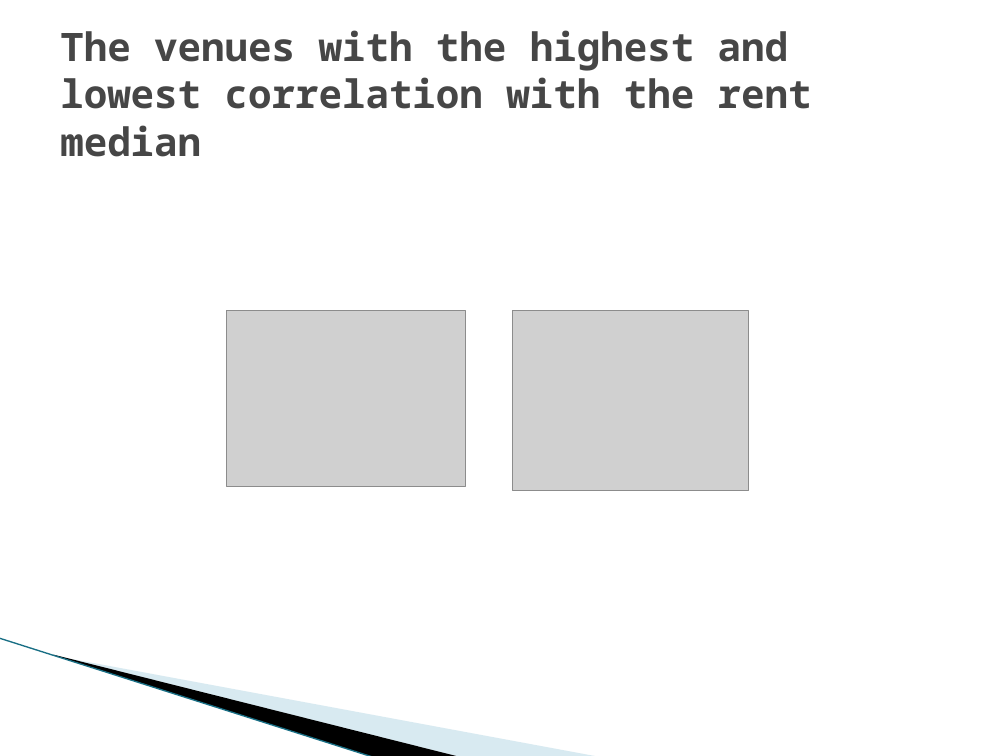
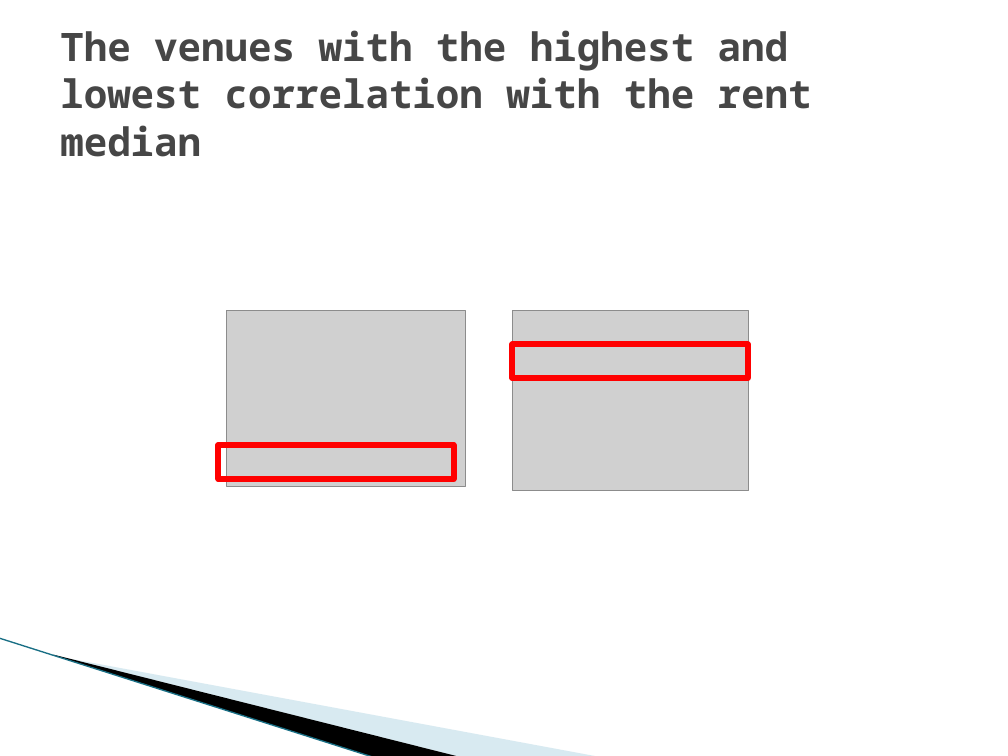
Before and after one commit to Cricetulus/capstone-project, a slide deck: slide 6 of IBM capstone project.pptx. Drawn at 1008x756 pixels with LibreOffice and Linux fonts; fonts in the diff are those of the drawing; grey boxes stand for pictures; background and template pictures are left out. Boxes give left, top, right and bottom in pixels: in the first picture for what was removed or moved away, otherwise in the second. Text is boxed around its words. In the diff, an @@ line names an element or a change of style, - is before the commit and + after.

```diff
--- a/IBM capstone project.pptx
+++ b/IBM capstone project.pptx
@@ rectangle added at [512, 345, 747, 378], outline #FF0000 4.33 pt @@
@@ rectangle added at [219, 446, 454, 479], outline #FF0000 4.33 pt @@
```
Also in this commit, not shown: 3 other slides changed.
